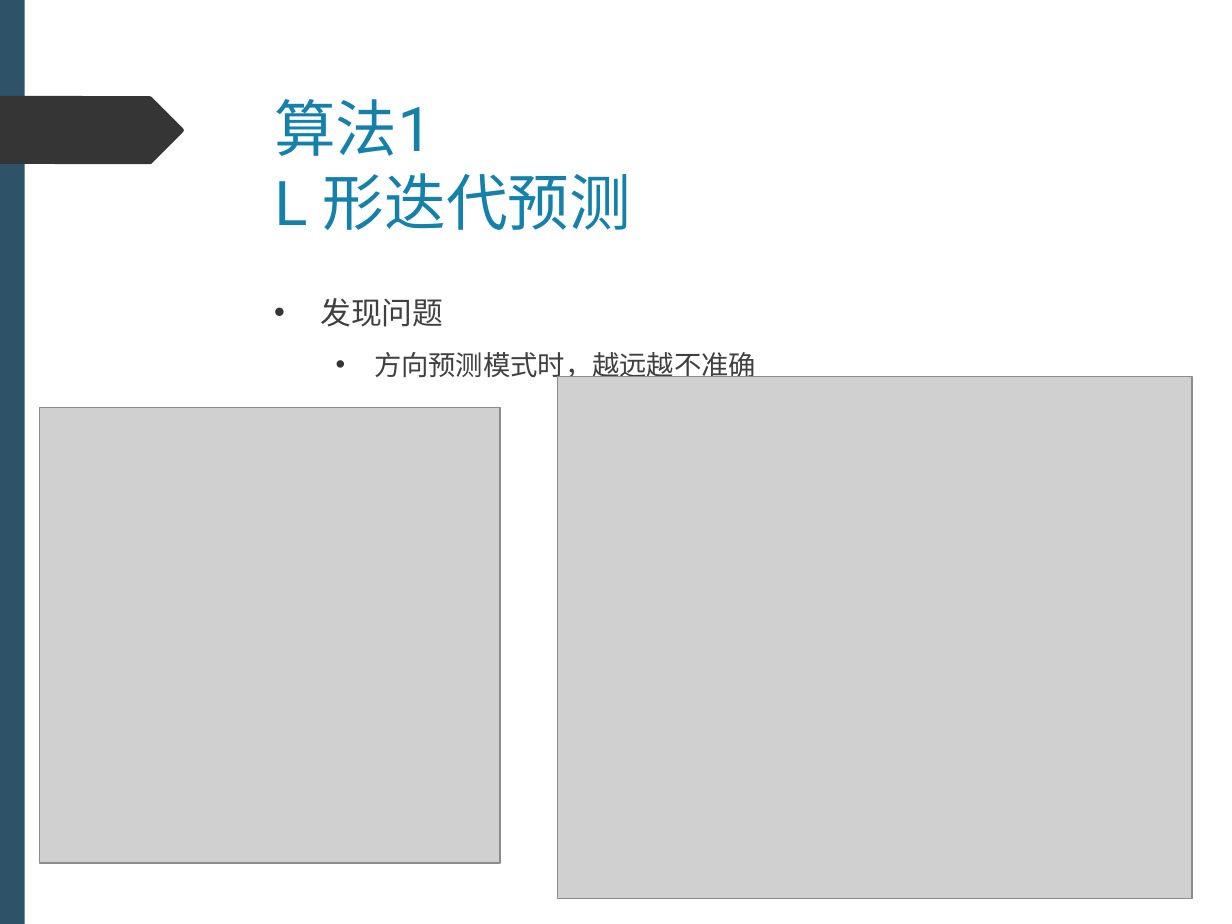
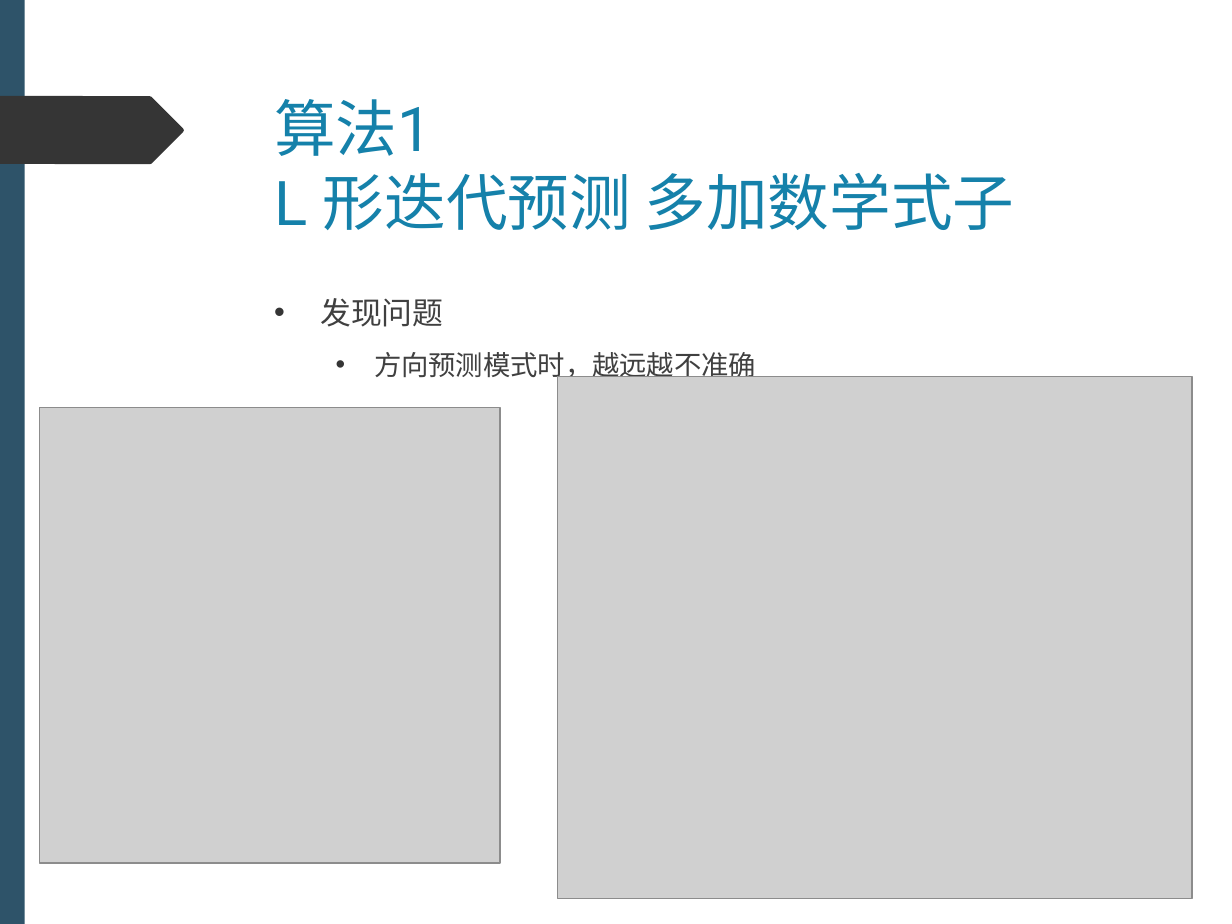
Before and after one commit to 0qinghao/HEVC_VVC_Demo, a slide deck: slide 7 of Slide/PresentationSlide.pptx. Drawn at 1232x924 pixels with LibreOffice and Linux fonts; fonts in the diff are those of the drawing; grey boxes stand for pictures. Boxes give left, top, right and bottom in pixels: in the first picture for what was removed or moved away, otherwise in the second. Text is boxed around its words. In the diff, an @@ line names an element or a change of style, - is before the commit and + after.

```diff
--- a/Slide/PresentationSlide.pptx
+++ b/Slide/PresentationSlide.pptx
@@ title at box(274, 99, 1015, 230): text changed @@
-算法1
-L 形迭代预测
+算法1
+L 形迭代预测 多加数学式子
```
Also in this commit, not shown: 3 other slides changed, 1 slide added, 6 other files.
